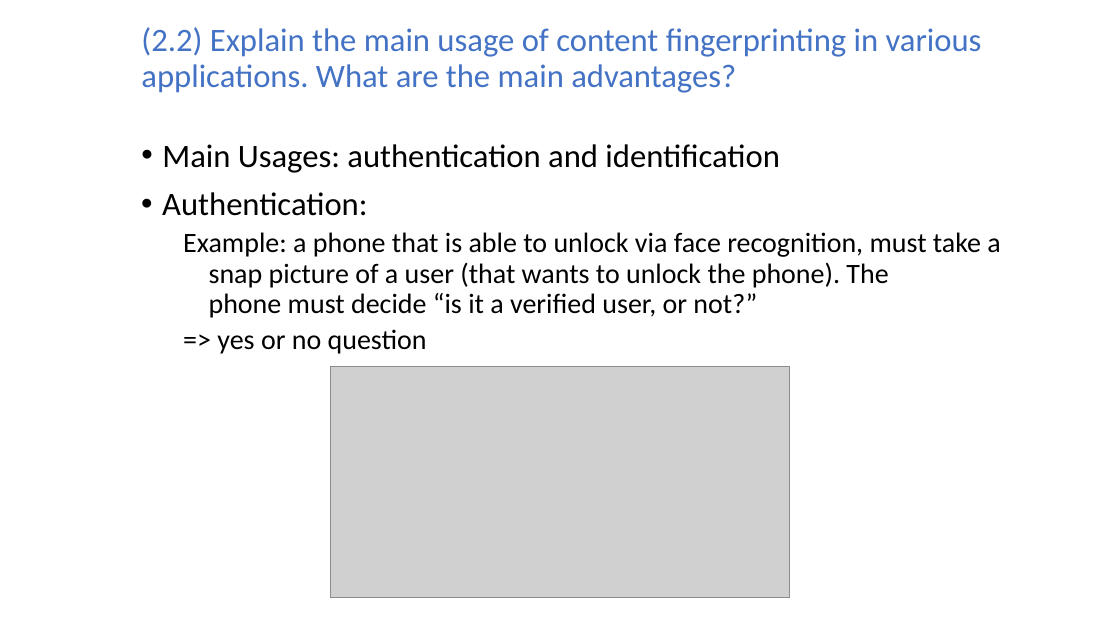
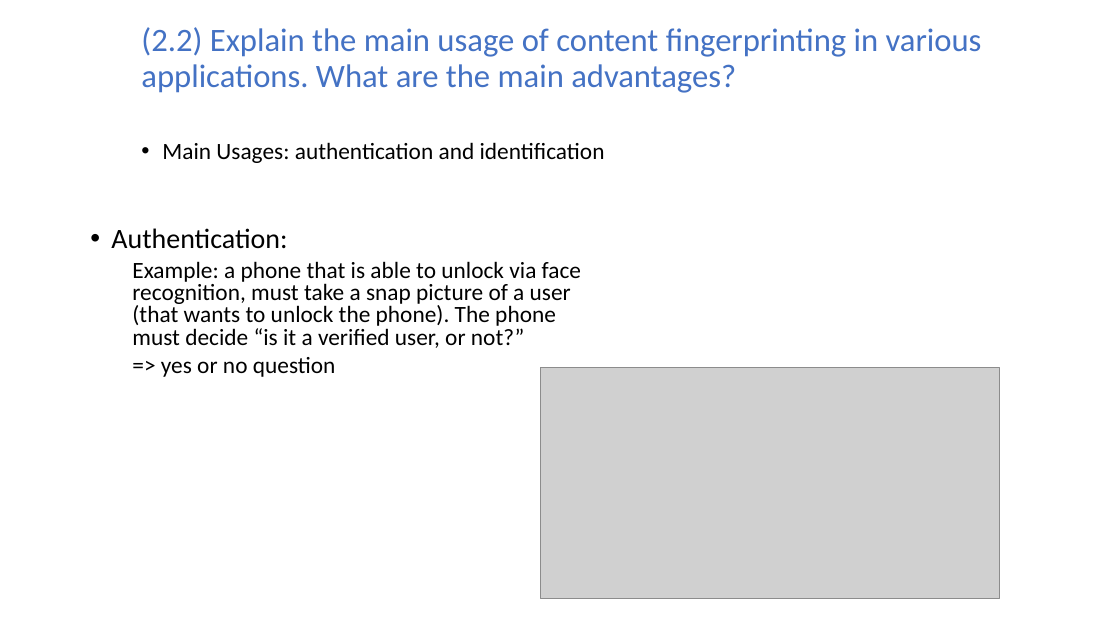
Before and after one commit to Joao-Quinta/master_cours_choix, a slide deck: slide 5 of securite_multimedia/exam_prep/section_2.odp. Drawn at 1120x630 pixels with LibreOffice and Linux fonts; fonts in the diff are those of the drawing; grey boxes stand for pictures. Boxes give left, top, right and bottom in pixels: in the first picture for what was removed or moved away, otherwise in the second. Text is boxed around its words. In the diff, an @@ line names an element or a change of style, - is before the commit and + after.

```diff
--- a/securite_multimedia/exam_prep/section_2.odp
+++ b/securite_multimedia/exam_prep/section_2.odp
@@ text "Main Usages: authentication and identification" at <box>162,142,605,163</box>: size 28 to 20 pt @@
@@ text "Authentication:": place and size @@
-text "Authentication:" at <box>162,192,1000,354</box>
+text "Authentication:" at <box>111,228,581,377</box>
@@ text "Authentication:" at <box>111,228,581,377</box>: size 28 to 24 pt in "Authentication:"; size 24 to 20 pt; line spacing 0.9 to 0.8; list level 2 to 1 in "=> yes or no question" @@
@@ picture: place and size @@
-picture at <box>330,367,789,598</box>
+picture at <box>540,367,999,598</box>
```
Also in this commit, not shown: 14 other slides changed, 3 slides added, 6 other files.
